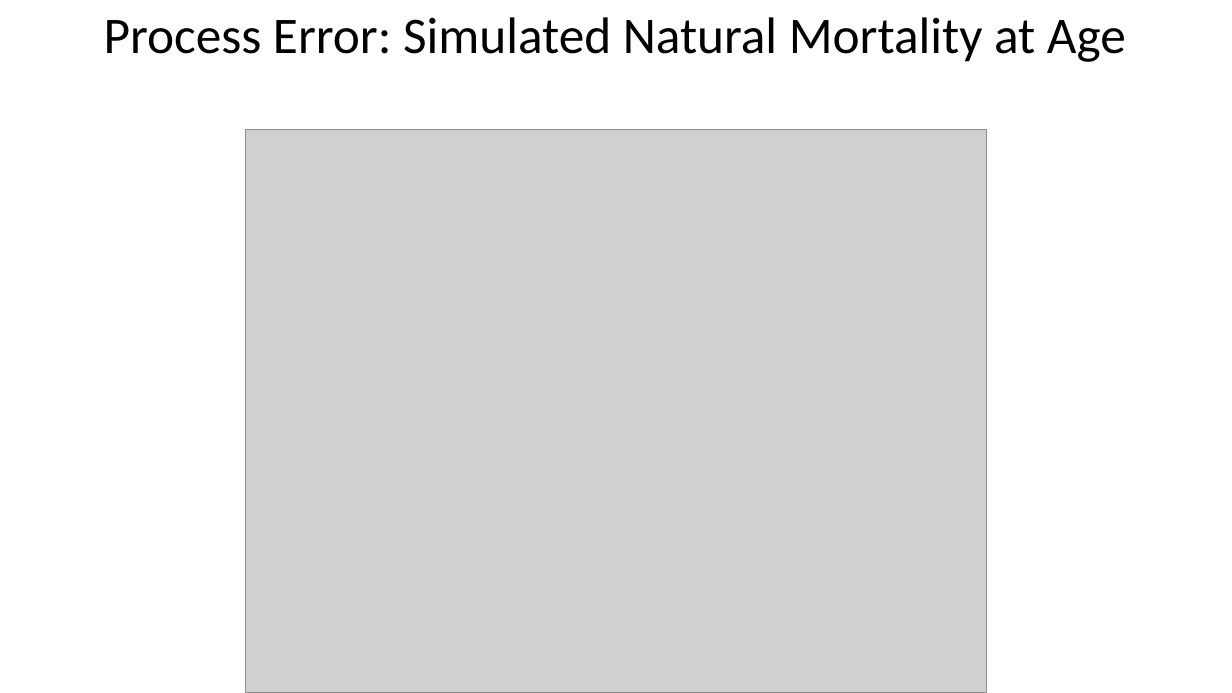
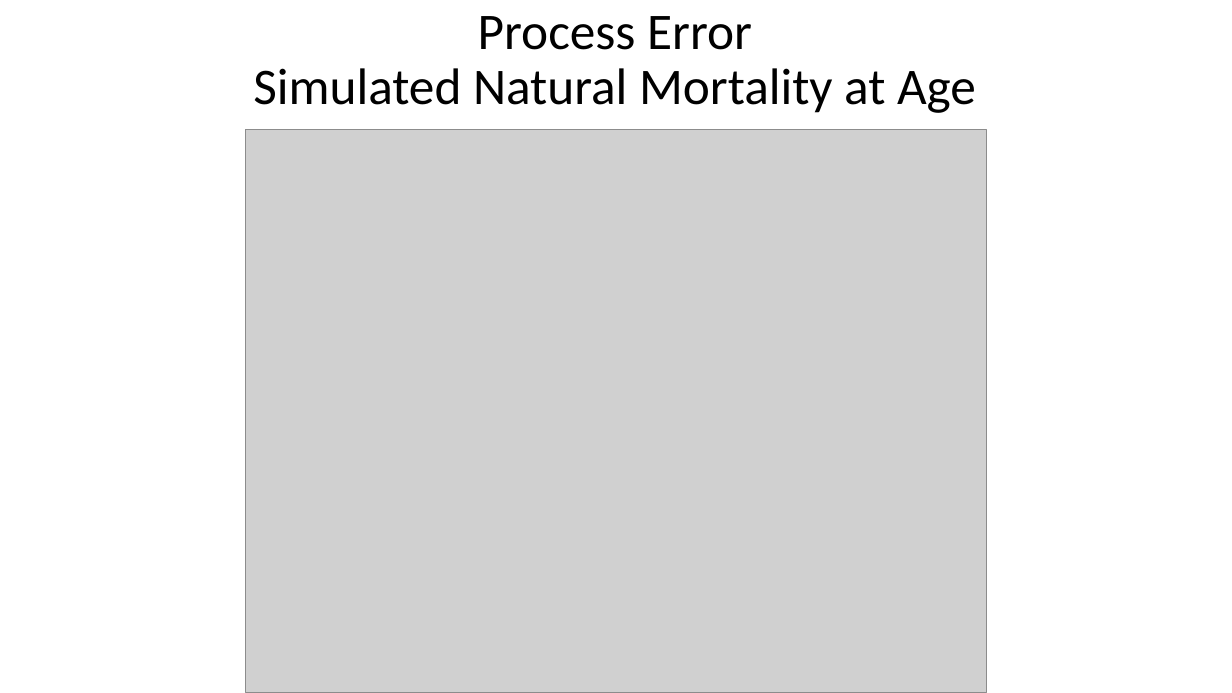
Before and after one commit to PIFSCstockassessments/2024-WCNPO-MLS-Rebuilding, a slide deck: slide 15 of 2025-MLS-projections/2025 MLS projections for CMM 24-06.pptx. Drawn at 1232x693 pixels with LibreOffice and Linux fonts; fonts in the diff are those of the drawing; grey boxes stand for pictures. Boxes give left, top, right and bottom in pixels: in the first picture for what was removed or moved away, otherwise in the second. Text is boxed around its words. In the diff, an @@ line names an element or a change of style, - is before the commit and + after.

```diff
--- a/2025-MLS-projections/2025 MLS projections for CMM 24-06.pptx
+++ b/2025-MLS-projections/2025 MLS projections for CMM 24-06.pptx
@@ title at <box>253,16,976,113</box>: text changed @@
-Process Error: Simulated Natural Mortality at Age
+Process Error
+Simulated Natural Mortality at Age
```
Also in this commit, not shown: 5 other slides changed, 26 slides added, 15 slides removed.
